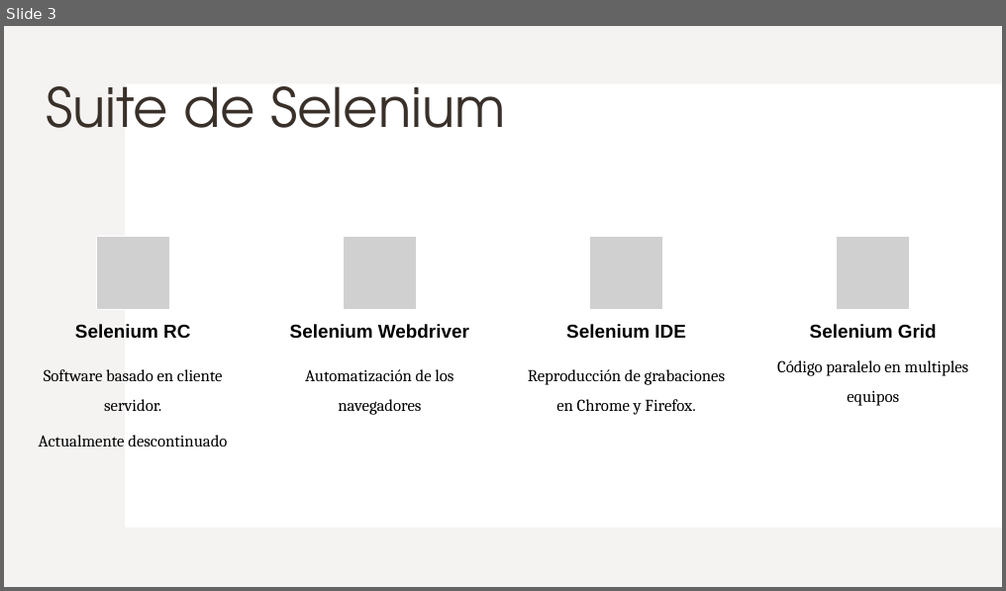
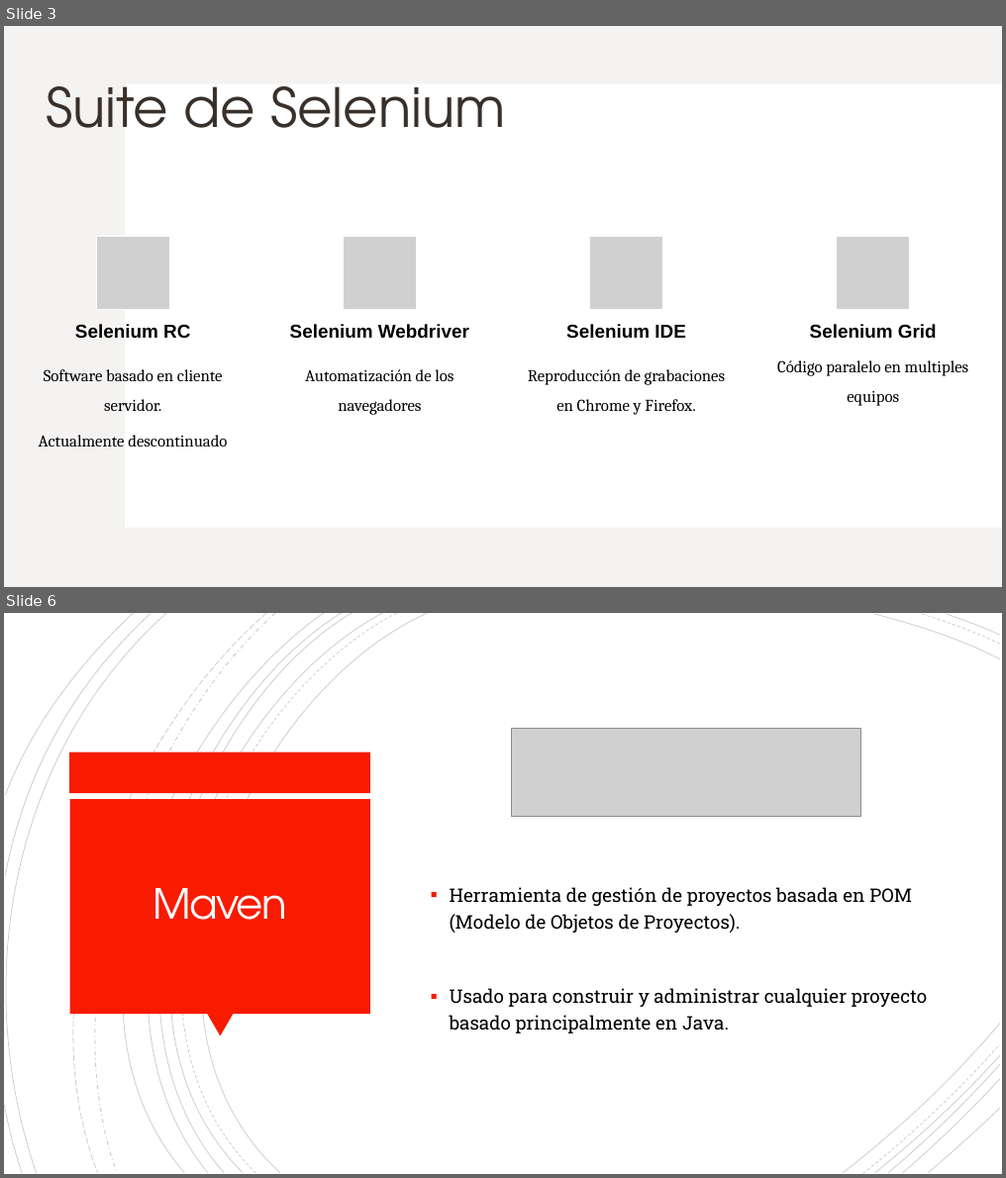
Before and after one commit to Charris1904/automation-qa-sessions, a slide deck: files/4. Selenium.pptx. Shown one above the other, each under a label of ours: slide 3 before the commit, slides 3 and 6 after it; the slides between them are not shown. The pictures are 1006x591 and 1006x1178 pixels, drawn with LibreOffice and Linux fonts; fonts in the diff are those of the drawing; grey boxes stand for pictures. Boxes give left, top, right and bottom in pixels: in the first picture for what was removed or moved away, otherwise in the second. Text is boxed around its words. In the diff, an @@ line names an element or a change of style, - is before the commit and + after.

```diff
--- a/files/4. Selenium.pptx
+++ b/files/4. Selenium.pptx
@@ slide 6 added at (4,613,1002,1174), background #FFFFFF @@
@@ rectangle added at (4,613,1002,1174), fill #FFFFFF @@
@@ group added at (4,613,1000,1174): 18 freeform shapes @@
@@ group added at (4,613,1000,1174): 21 freeform shapes @@
@@ rectangle added at (423,679,936,827), fill #FFFFFF @@
@@ picture added at (512,728,861,817) @@
@@ rectangle added at (70,753,371,793), fill #F81B02 @@
@@ rectangle added at (70,799,370,1014), fill #F81B02 @@
@@ title added at (152,888,287,920), 40 pt, text #FFFEFF @@
+Maven
@@ text added at (450,887,927,1034), 18 pt, text #000000 @@
+▪ Herramienta de gestión de proyectos basada en POM (Modelo de Objetos de Proyectos).
+▪ Usado para construir y administrar cualquier proyecto basado principalmente en Java.
@@ triangle added at (207,1014,233,1037), fill #F81B02 @@
```
Also in this commit, not shown: 9 other slides added, 1 slide removed.
